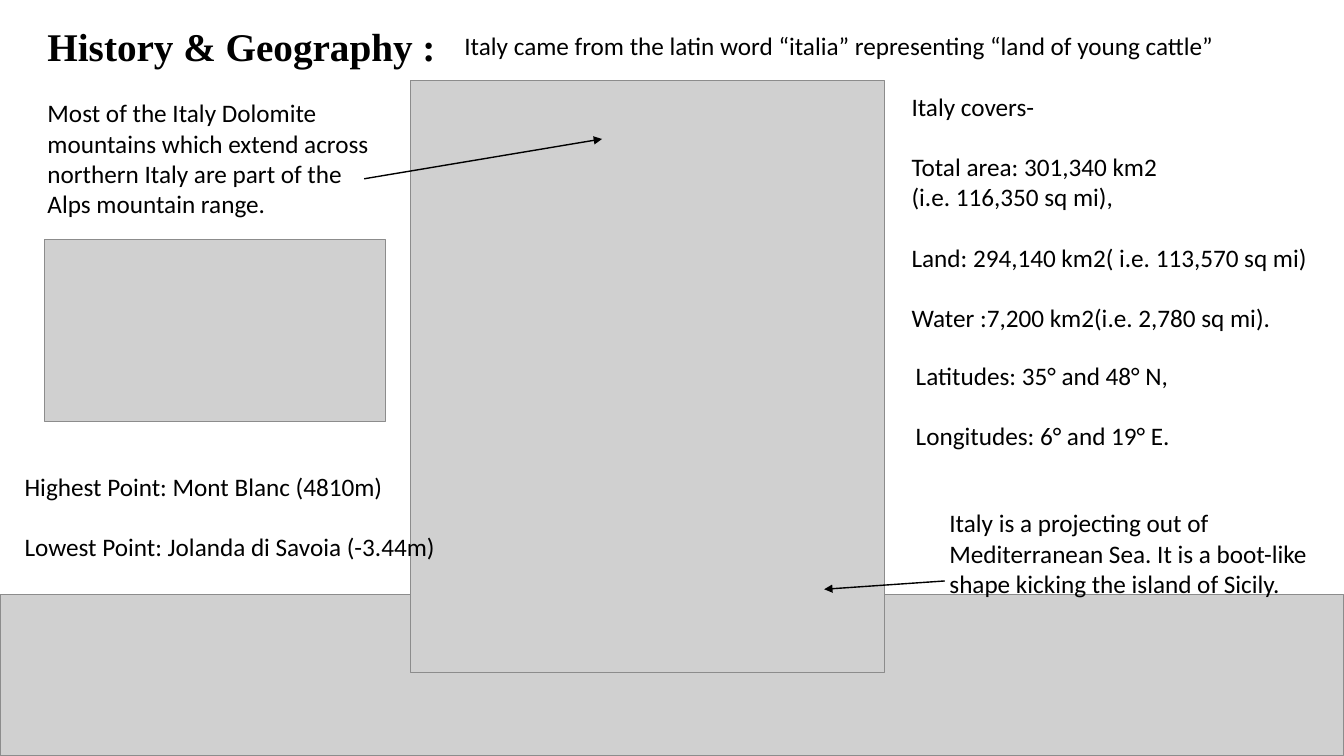
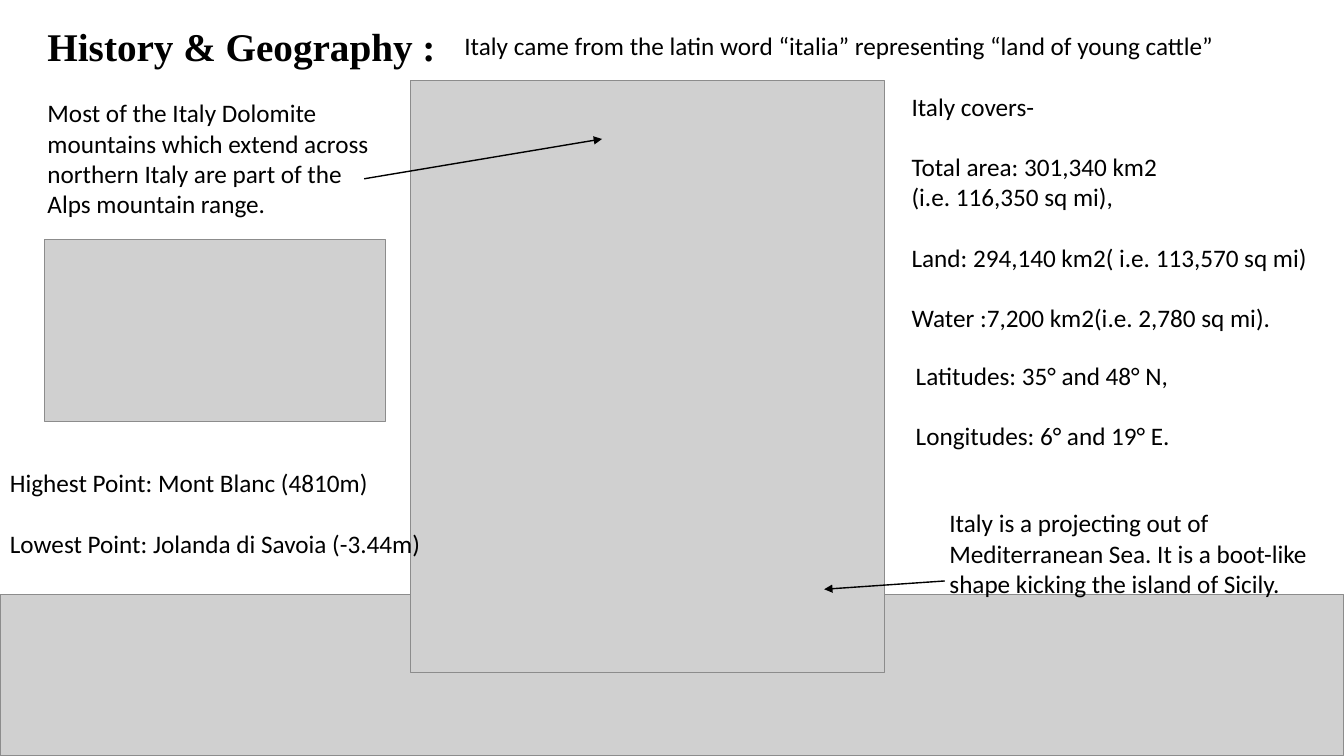
Before and after one commit to Utki-Ji/project, a slide deck: slide 2 of Global.pptx. Drawn at 1344x756 pixels with LibreOffice and Linux fonts; fonts in the diff are those of the drawing; grey boxes stand for pictures. Boxes give left, top, right and bottom in pixels: in the first picture for what was removed or moved away, otherwise in the second. Text is boxed around its words. In the diff, an @@ line names an element or a change of style, - is before the commit and + after.

```diff
--- a/Global.pptx
+++ b/Global.pptx
@@ text "Highest Point: Mont Blanc (4810m)": place and size @@
-text "Highest Point: Mont Blanc (4810m)" at <box>25,477,435,563</box>
+text "Highest Point: Mont Blanc (4810m)" at <box>10,474,420,559</box>
```
Also in this commit, not shown: 4 other slides changed, 1 slide added, 1 slide removed.
